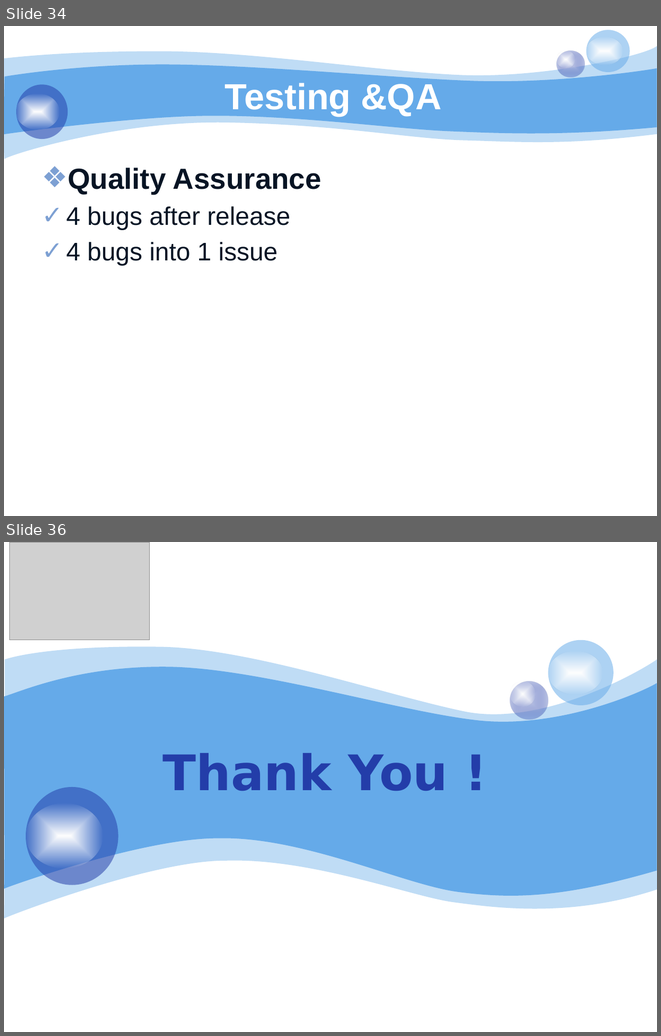
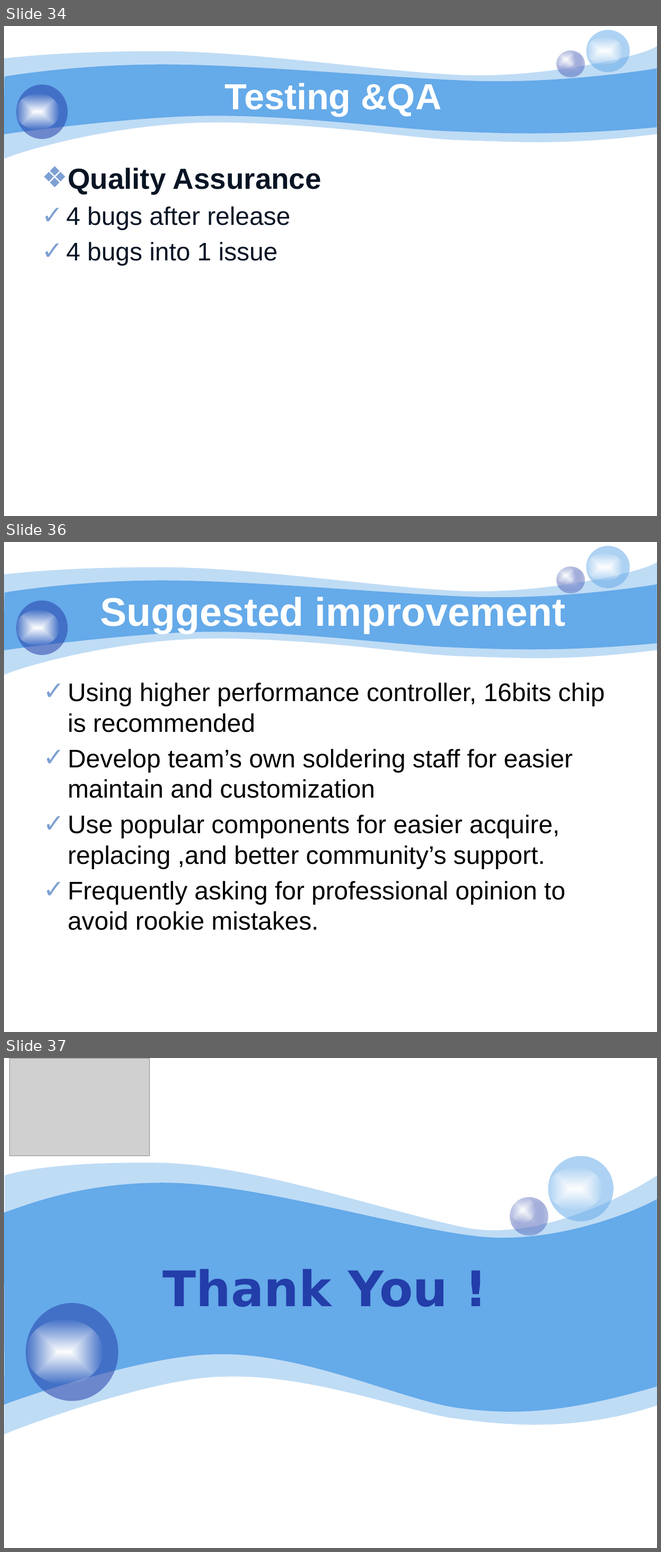
Before and after one commit to bachdx60343/pled, a slide deck: 06. Temp/pLED 2014.pptx. Shown one above the other, each under a label of ours: slides 34 and 36 before the commit, slides 34, 36 and 37 after it; the slides between them are not shown. The pictures are 661x1036 and 661x1552 pixels, drawn with LibreOffice and Linux fonts; fonts in the diff are those of the drawing; grey boxes stand for pictures; background and template pictures are left out. Boxes give left, top, right and bottom in pixels: in the first picture for what was removed or moved away, otherwise in the second. Text is boxed around its words. In the diff, an @@ line names an element or a change of style, - is before the commit and + after.

```diff
--- a/06. Temp/pLED 2014.pptx
+++ b/06. Temp/pLED 2014.pptx
@@ slide 36 added at [4, 542, 657, 1032], background #FFFFFF; not listed: 8 template elements that a slide beside it also shows @@
@@ title added at [100, 594, 565, 633], 44 pt, text #FFFFFF, bold @@
+Suggested improvement
@@ text added at [68, 682, 605, 930], 28 pt, text #000000 @@
+✓ Using higher performance controller, 16bits chip is recommended
+✓ Develop team’s own soldering staff for easier maintain and customization
+✓ Use popular components for easier acquire, replacing ,and better community’s support.
+✓ Frequently asking for professional opinion to avoid rookie mistakes.
@@ what was slide 36 is now slide 37 @@
```
Also in this commit, not shown: 4 slides changed, 6 other slides added, 6 slides removed.
